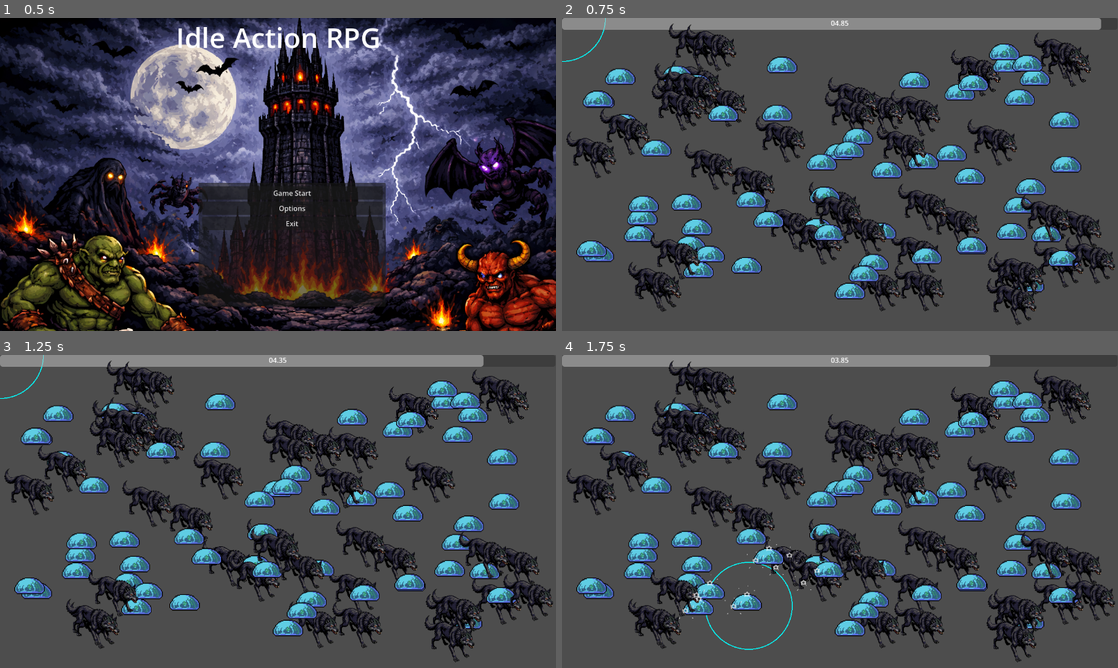
Above: before the commit, frames 1-4 (two rows, left to right).
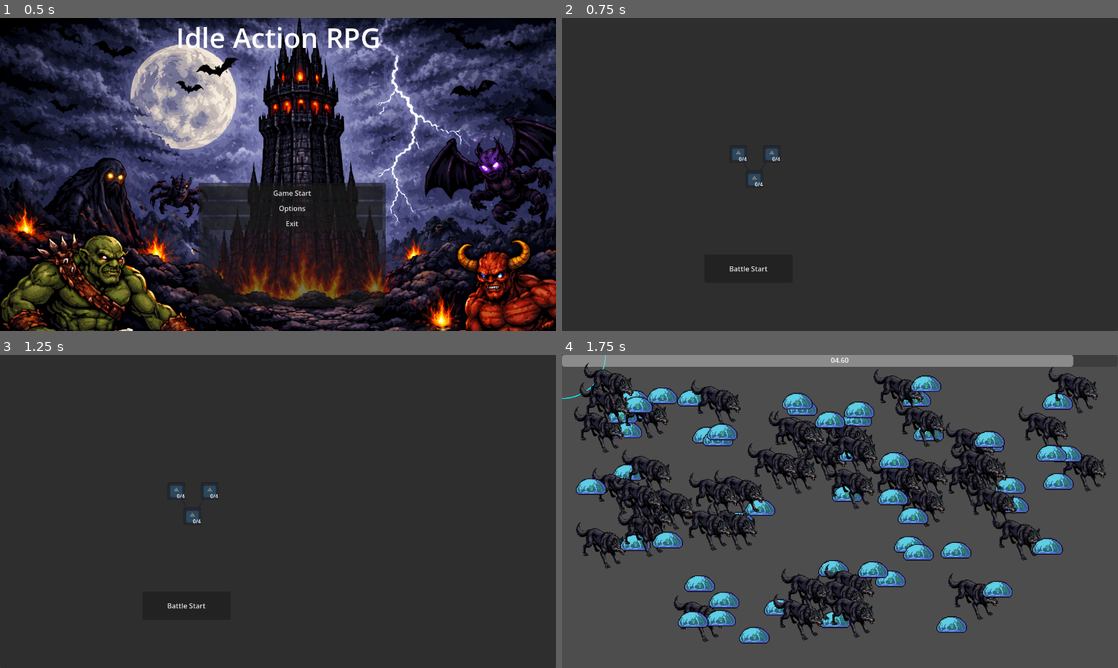
Above: after the commit, the same moments.

Repository: Chopstick83/godot_idle_arpg
Game: Godot game, scene res://mainmenu.tscn
The game is run twice, just before and just after one commit, with the same random seed, the same clock (stepped at 60 frames per second) and the same inputs. The engine's default icon, where the game draws it, is replaced by a stand-in: a white triangle on a blue panel in a dark square.
Inputs (mouse positions are in pixels of both pictures, inside the frame that each line leads up to):
- Up to frame 1 (0.5 s): no input
- Up to frame 2 (0.75 s): click "Game Start" at 0.5 s
- Up to frame 3 (1.25 s): no input
- Up to frame 4 (1.75 s): click (751, 605) at 1.25 s, where only the run after the commit has a clickable "Battle Start"

Frame 1 is identical in both runs. In frame 2, 89% of the frame differs, in the area x 0-100%, y 0-100%; in frame 3, 89%; in frame 4, 43%.

Commit message:
feat: 툴팁 기능 추가, Scene 이동 경로 변경

Diff:
--- a/SkillTree/Skills/skill_button.gd
+++ b/SkillTree/Skills/skill_button.gd
@@ -14,6 +14,7 @@
 	set(value):
 		level = value
 		label.text = str(level) + "/" + str(max_level)
+		SkillButtonTooltip.ChangeLevel(level)
 
 func _ready() -> void:
 	if get_parent() is SkillNode:
@@ -61,3 +62,9 @@
 						if skill is SkillNode:
 							skill.disabled = true
 					line_2d.default_color = default_color
+
+func _on_mouse_entered() -> void:
+	SkillButtonTooltip.ShowPopup(Rect2(Vector2(global_position), Vector2(size)), level)
+
+func _on_mouse_exited() -> void:
+	SkillButtonTooltip.HidePopup()
--- a/SkillTree/Skills/skill_button.tscn
+++ b/SkillTree/Skills/skill_button.tscn
@@ -16,7 +16,7 @@
 layout_mode = 0
 offset_right = 40.0
 offset_bottom = 40.0
-mouse_filter = 2
+mouse_filter = 1
 
 [node name="MarginContainer" type="MarginContainer" parent="." unique_id=1363973532]
 layout_mode = 0
@@ -39,4 +39,6 @@
 default_color = Color(0.21960784, 0.21960784, 0.21960784, 1)
 
 [connection signal="gui_input" from="." to="." method="_on_gui_input"]
+[connection signal="mouse_entered" from="." to="." method="_on_mouse_entered"]
+[connection signal="mouse_exited" from="." to="." method="_on_mouse_exited"]
 [connection signal="pressed" from="." to="." method="_on_pressed"]
--- /dev/null
+++ b/SkillTree/skill_button_tooltip.gd
@@ -0,0 +1,33 @@
+extends Control
+
+@onready var title_label: Label = $PanelContainer/VBoxContainer/TitleLabel
+@onready var info_label: Label = $PanelContainer/VBoxContainer/InfoLabel
+
+func ShowPopup(slot: Rect2, level: int):
+	# 항상 위에 렌더링
+	%PanelContainer.z_index = 999
+
+	var mouse_pos = get_viewport().get_mouse_position()
+	var correction
+	var padding = 4
+
+	if mouse_pos.x <= get_viewport_rect().size.x/2:
+		correction = Vector2(slot.size.x + padding, 0)
+	else:
+		correction = -Vector2(%PanelContainer.size.x + padding, 0)
+
+	ChangeLevel(level)
+
+	%PanelContainer.position = Vector2(slot.position + correction)
+	%PanelContainer.show()
+
+func HidePopup():
+	%PanelContainer.hide()
+
+func ChangeLevel(level: int):
+	if level == 0:
+		title_label.add_theme_color_override("font_color", Color("#333333"))
+		info_label.add_theme_color_override("font_color", Color("#333333"))
+	else:
+		title_label.add_theme_color_override("font_color", Color("#ffffff"))
+		info_label.add_theme_color_override("font_color", Color("#ffffff"))
--- /dev/null
+++ b/SkillTree/skill_button_tooltip.tscn
@@ -0,0 +1,31 @@
+[gd_scene format=3 uid="uid://bm4j6ql6cgofh"]
+
+[ext_resource type="Script" uid="uid://d2g6m1kpletch" path="res://SkillTree/skill_button_tooltip.gd" id="1_idoom"]
+
+[node name="SkillButtonTooltip" type="Control" unique_id=416762134]
+layout_mode = 3
+anchors_preset = 15
+anchor_right = 1.0
+anchor_bottom = 1.0
+grow_horizontal = 2
+grow_vertical = 2
+script = ExtResource("1_idoom")
+
+[node name="PanelContainer" type="PanelContainer" parent="." unique_id=5038394]
+unique_name_in_owner = true
+visible = false
+layout_mode = 0
+offset_right = 40.0
+offset_bottom = 40.0
+
+[node name="VBoxContainer" type="VBoxContainer" parent="PanelContainer" unique_id=1497563610]
+layout_mode = 2
+
+[node name="TitleLabel" type="Label" parent="PanelContainer/VBoxContainer" unique_id=971543648]
+layout_mode = 2
+text = "Title"
+
+[node name="InfoLabel" type="Label" parent="PanelContainer/VBoxContainer" unique_id=1838382831]
+layout_mode = 2
+theme_override_font_sizes/font_size = 8
+text = "Information"
--- /dev/null
+++ b/SkillTree/skill_tree.gd
@@ -0,0 +1,4 @@
+extends Control
+
+func _on_battle_start_button_pressed() -> void:
+	get_tree().change_scene_to_file("res://main.tscn")
--- a/SkillTree/skill_tree.tscn
+++ b/SkillTree/skill_tree.tscn
@@ -1,5 +1,6 @@
 [gd_scene format=3 uid="uid://cvcdchobqq40m"]
 
+[ext_resource type="Script" uid="uid://b3snb616hodoh" path="res://SkillTree/skill_tree.gd" id="1_cvx1l"]
 [ext_resource type="PackedScene" uid="uid://lo5p2xb6pgu8" path="res://SkillTree/Skills/skill_button.tscn" id="1_qyskh"]
 
 [node name="SkillTree" type="Control" unique_id=1446048633]
@@ -9,6 +10,7 @@
 anchor_bottom = 1.0
 grow_horizontal = 2
 grow_vertical = 2
+script = ExtResource("1_cvx1l")
 
 [node name="Panel" type="Panel" parent="." unique_id=2136069897]
 layout_mode = 1
@@ -40,3 +42,13 @@
 offset_right = 80.0
 offset_bottom = -18.0
 disabled = true
+
+[node name="BattleStartButton" type="Button" parent="." unique_id=1847335580]
+layout_mode = 0
+offset_left = 328.0
+offset_top = 544.0
+offset_right = 531.0
+offset_bottom = 609.0
+text = "Battle Start"
+
+[connection signal="pressed" from="BattleStartButton" to="." method="_on_battle_start_button_pressed"]
--- a/main.gd
+++ b/main.gd
@@ -27,6 +27,7 @@
 var current_mouse_pos: Vector2
 
 var player_exp = 0
+var wait_time = 5.0
 
 # Debug
 func _draw() -> void:
@@ -42,9 +43,13 @@
 	area_2d.global_position = current_mouse_pos
 
 func _ready() -> void:
-	var num_enemies = 100
 	collision_shape_2d.shape.radius = mouse_radius
 
+	reset_enemies()
+	reset_timer(wait_time)
+
+func reset_enemies():
+	var num_enemies = 100
 	var viewport_size = get_viewport_rect().size
 	for i in range(num_enemies):
 		var enemy_instance = stage_resource.pick_random().instantiate()
@@ -53,11 +58,11 @@
 		add_child(enemy_instance)
 		enemy_instance.add_to_group("spawned_enemies")
 
-	# Stage Timer
-	var wait_time = 5.0
+func reset_timer(wait_time: float):
 	stage_timer_progress_bar.max_value = wait_time
 	stage_timer_progress_bar.value = wait_time
 	stage_timer.start(wait_time)
+
 
 func _unhandled_input(event: InputEvent) -> void:
 	if event is InputEventMouseMotion:
@@ -107,8 +112,10 @@
 	exp_label.text = "Earned Exp: %.0f" % player_exp
 	result_panel.show()
 
-func _on_battle_again_button_pressed() -> void:
-	get_tree().reload_current_scene()
+func _on_continue_battle_button_pressed() -> void:
+	result_panel.hide()
+	reset_enemies()
+	reset_timer(wait_time)
 
 func _on_return_to_base_button_pressed() -> void:
-	get_tree().change_scene_to_file("res://mainmenu.tscn")
+	get_tree().change_scene_to_file("res://SkillTree/skill_tree.tscn")
--- a/main.tscn
+++ b/main.tscn
@@ -49,13 +49,13 @@
 offset_bottom = 203.0
 text = "Earned Exp: 000"
 
-[node name="BattleAgainButton" type="Button" parent="ResultPanel" unique_id=2088906899]
+[node name="ContinueBattleButton" type="Button" parent="ResultPanel" unique_id=2088906899]
 layout_mode = 0
 offset_left = 404.0
 offset_top = 295.0
 offset_right = 632.0
 offset_bottom = 357.0
-text = "Battle Again"
+text = "Continue Battle"
 
 [node name="ReturnToBaseButton" type="Button" parent="ResultPanel" unique_id=292375110]
 layout_mode = 0
@@ -85,7 +85,7 @@
 
 [connection signal="area_entered" from="Area2D" to="." method="_on_area_2d_area_entered"]
 [connection signal="area_exited" from="Area2D" to="." method="_on_area_2d_area_exited"]
-[connection signal="pressed" from="ResultPanel/BattleAgainButton" to="." method="_on_battle_again_button_pressed"]
+[connection signal="pressed" from="ResultPanel/ContinueBattleButton" to="." method="_on_continue_battle_button_pressed"]
 [connection signal="pressed" from="ResultPanel/ReturnToBaseButton" to="." method="_on_return_to_base_button_pressed"]
 [connection signal="timeout" from="AttackTimer" to="." method="_on_attack_timer_timeout"]
 [connection signal="timeout" from="StageTimer" to="." method="_on_stage_timer_timeout"]
--- a/mainmenu.gd
+++ b/mainmenu.gd
@@ -1,7 +1,7 @@
 extends Control
 
 func _on_start_button_pressed() -> void:
-	get_tree().change_scene_to_file("res://main.tscn")
+	get_tree().change_scene_to_file("res://SkillTree/skill_tree.tscn")
 
 func _on_exit_button_pressed() -> void:
 	get_tree().quit()
--- a/project.godot
+++ b/project.godot
@@ -15,6 +15,10 @@
 config/features=PackedStringArray("4.6", "GL Compatibility")
 config/icon="res://icon.svg"
 
+[autoload]
+
+SkillButtonTooltip="*uid://bm4j6ql6cgofh"
+
 [display]
 
 window/size/viewport_width=1280
Not shown, added: SkillTree/skill_button_tooltip.gd.uid
Not shown, added: SkillTree/skill_tree.gd.uid
